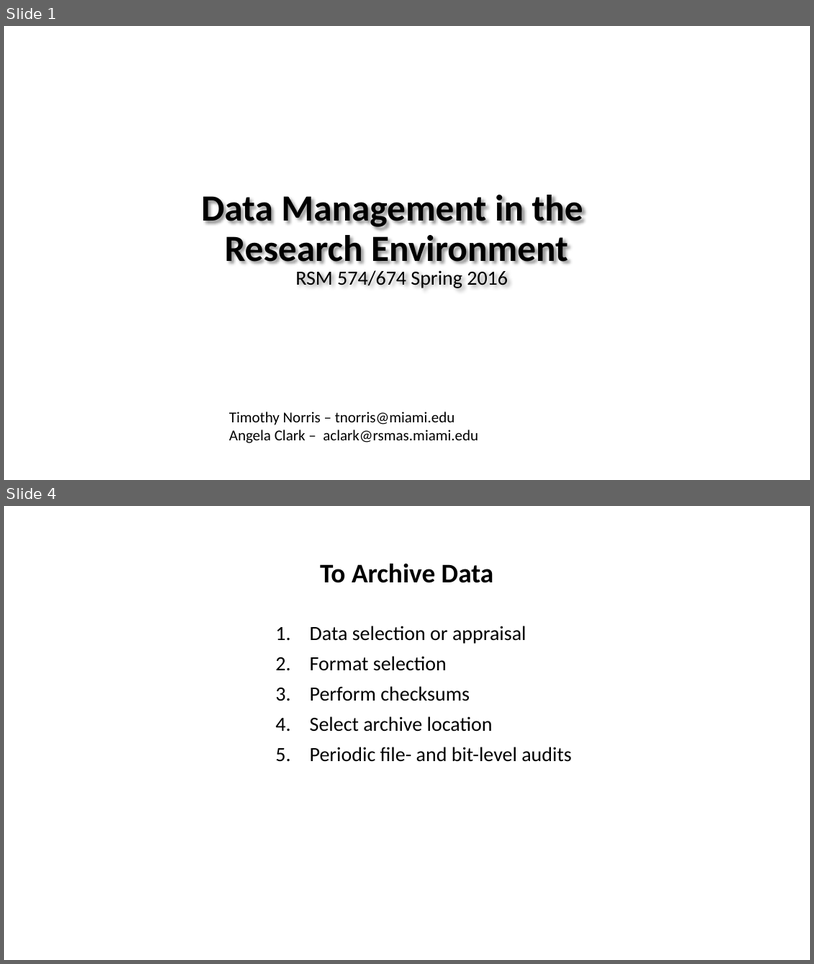
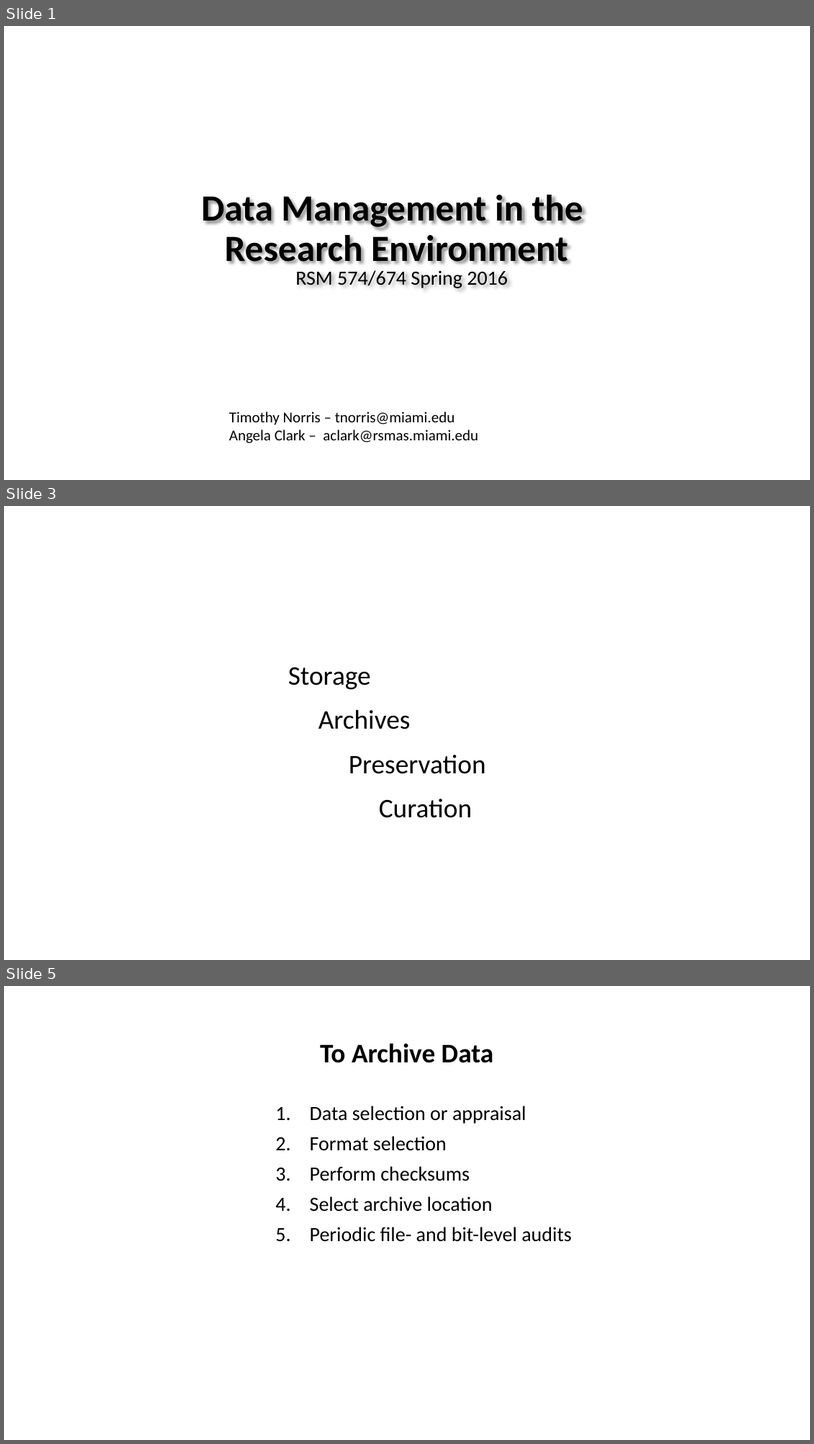
Before and after one commit to tibbben/teaching.data.literacy, a slide deck: UM_DataManagementClass/Lessons/13/13_FirstMeeting.pptx. Shown one above the other, each under a label of ours: slides 1 and 4 before the commit, slides 1, 3 and 5 after it; the slides between them are not shown. The pictures are 814x964 and 814x1444 pixels, drawn with LibreOffice and Linux fonts; fonts in the diff are those of the drawing; background and template pictures are left out. Boxes give left, top, right and bottom in pixels: in the first picture for what was removed or moved away, otherwise in the second. Text is boxed around its words. In the diff, an @@ line names an element or a change of style, - is before the commit and + after.

```diff
--- a/UM_DataManagementClass/Lessons/13/13_FirstMeeting.pptx
+++ b/UM_DataManagementClass/Lessons/13/13_FirstMeeting.pptx
@@ slide 3 added at box(4, 506, 810, 960), background #FFFFFF @@
@@ text added at box(288, 667, 486, 818), 32 pt, text #000000 @@
+Storage
+  Archives
+    Preservation
+      Curation
@@ what was slide 4 is now slide 5 @@
```
Also in this commit, not shown: 6 slides changed, 1 other slide added, 1 slide removed, 1 other file.
